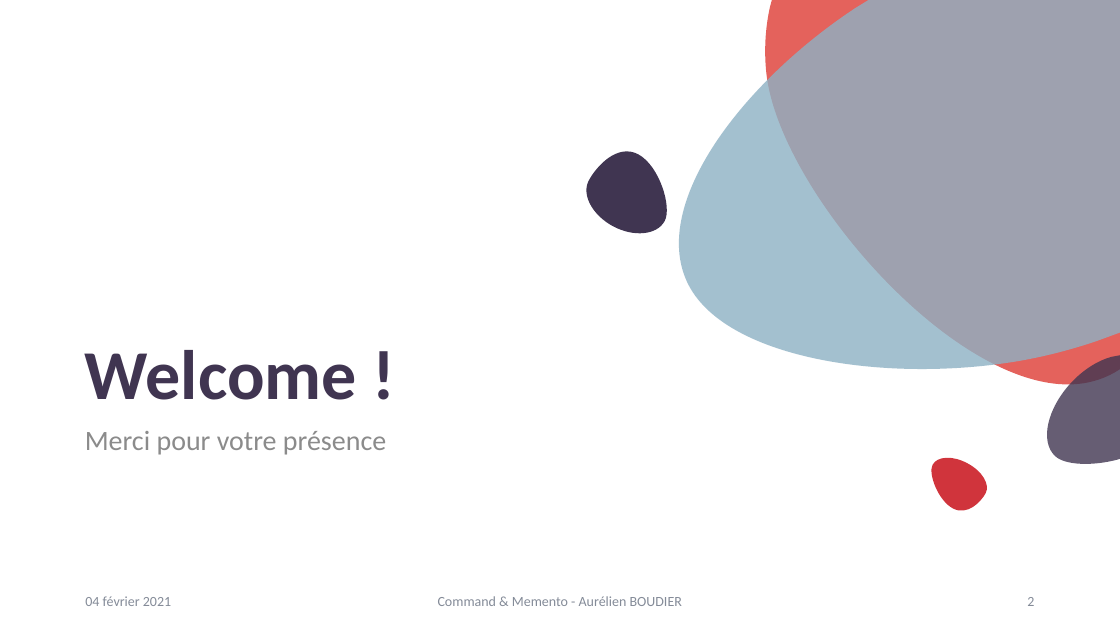
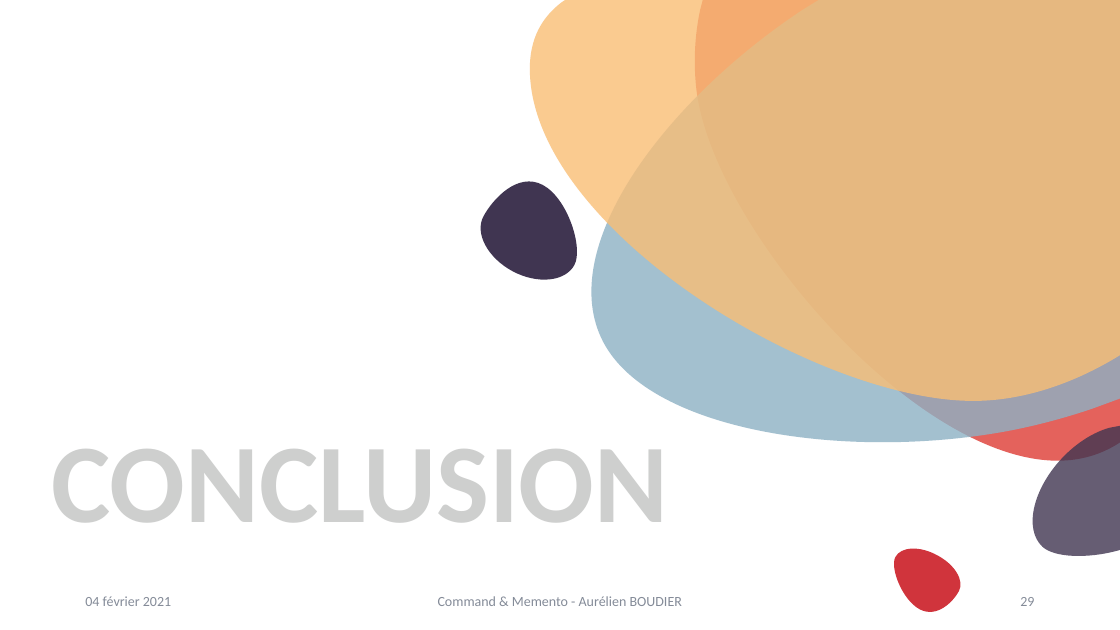
Before and after one commit to kyweez/CDA-14-DESIGN-PATTERN, a slide deck: slide 29 of 01-Powerpoint-presentation/PowerpointPresentation.pptx (slide 2 before the commit). Drawn at 1120x630 pixels with LibreOffice and Linux fonts; fonts in the diff are those of the drawing. Boxes give left, top, right and bottom in pixels: in the first picture for what was removed or moved away, otherwise in the second. Text is boxed around its words. In the diff, an @@ line names an element or a change of style, - is before the commit and + after.

```diff
--- a/01-Powerpoint-presentation/PowerpointPresentation.pptx
+++ b/01-Powerpoint-presentation/PowerpointPresentation.pptx
@@ freeform shape added at <box>530,0,1120,401</box>, fill #F9BE75 at 80% opacity @@
@@ freeform shape: place and size @@
-freeform shape at <box>679,0,1120,369</box>
+freeform shape at <box>592,0,1120,443</box>
@@ freeform shape: place and size @@
-freeform shape at <box>765,0,1120,385</box>
+freeform shape at <box>695,0,1120,460</box>
@@ freeform shape: place and size @@
-freeform shape at <box>586,151,667,234</box>
+freeform shape at <box>481,181,577,280</box>
@@ title removed at <box>85,350,357,400</box> @@
-Welcome !
@@ title added at <box>52,449,669,523</box>, 96 pt, text #CECFCE, bold @@
+CONCLUSION
@@ text removed at <box>85,431,386,455</box> @@
-Merci pour votre présence
@@ freeform shape: place and size @@
-freeform shape at <box>1047,355,1120,464</box>
+freeform shape at <box>1033,426,1120,556</box>
@@ freeform shape: place and size @@
-freeform shape at <box>932,458,987,511</box>
+freeform shape at <box>894,549,960,612</box>
@@ page number at <box>1020,597,1034,606</box>: text changed @@
-2
+29
```
Also in this commit, not shown: 10 other slides changed, 7 slides added, 10 slides removed, 6 other files.
